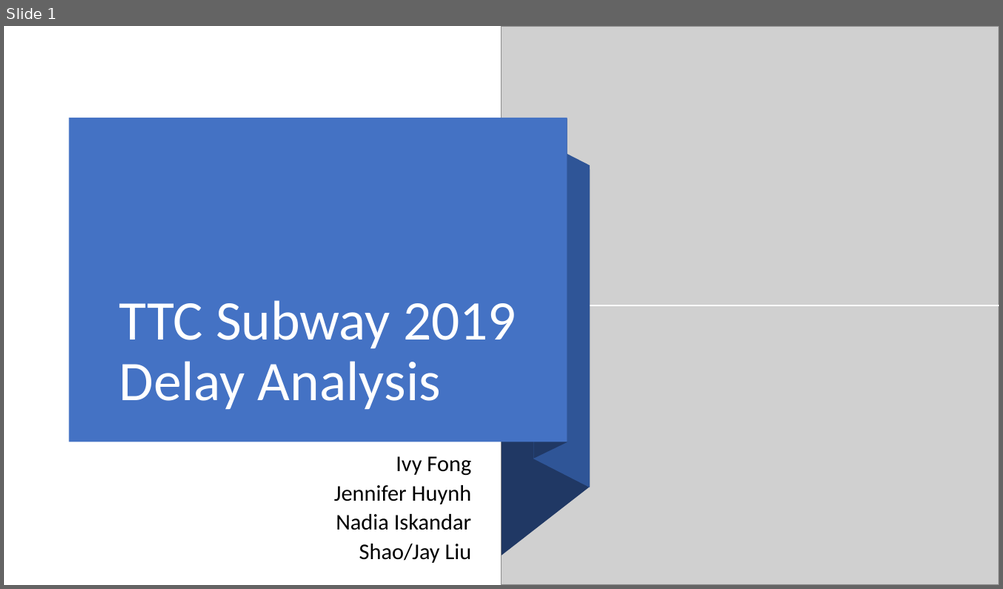
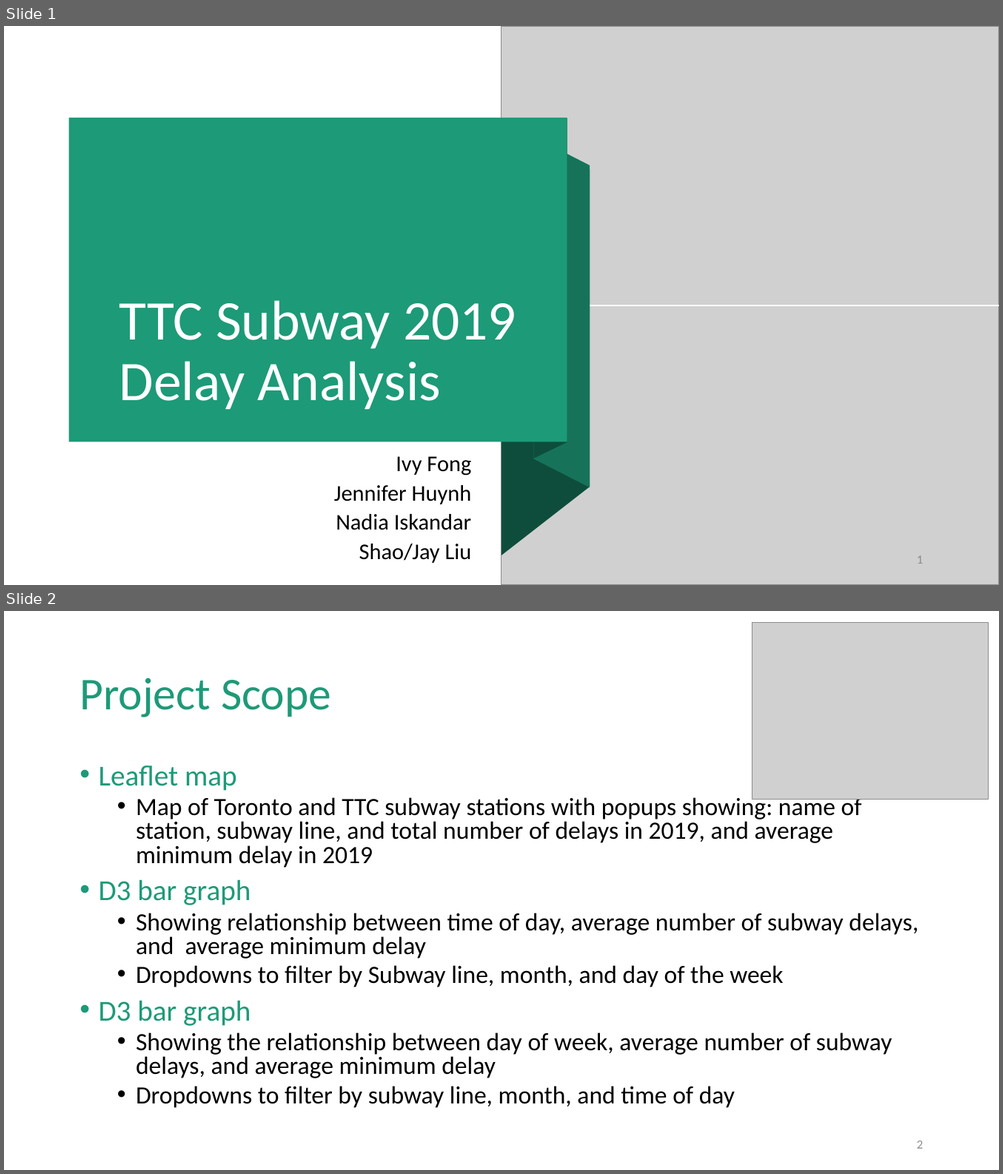
Before and after one commit to nfiskandar/TTC_Subway_Delay_Dashboard, a slide deck: Presentation - Draft.pptx. Shown one above the other, each under a label of ours: slide 1 before the commit, slides 1 and 2 after it. The pictures are 1003x589 and 1003x1174 pixels, drawn with LibreOffice and Linux fonts; fonts in the diff are those of the drawing; grey boxes stand for pictures. Boxes give left, top, right and bottom in pixels: in the first picture for what was removed or moved away, otherwise in the second. Text is boxed around its words. In the diff, an @@ line names an element or a change of style, - is before the commit and + after.

```diff
--- a/Presentation - Draft.pptx
+++ b/Presentation - Draft.pptx
@@ slide 2 added at (4, 611, 999, 1170), background #FFFFFF @@
@@ picture added at (751, 622, 987, 799) @@
@@ title added at (79, 678, 331, 718), 44 pt, text #1D9A78 @@
+Project Scope
@@ text added at (99, 766, 918, 1108), 24 pt, text #000000 @@
+• Leaflet map
+  • Map of Toronto and TTC subway stations with popups showing: name of station, subway line, and total number of delays in 2019, and average minimum delay in 2019
+• D3 bar graph
+  • Showing relationship between time of day, average number of subway delays, and average minimum delay
+  • Dropdowns to filter by Subway line, month, and day of the week
+• D3 bar graph
+  • Showing the relationship between day of week, average number of subway delays, and average minimum delay
+  • Dropdowns to filter by subway line, month, and time of day
@@ page number added at (916, 1141, 922, 1149), 12 pt, text #8C8C8C @@
+2
@@ slide 1 changed as well @@
@@ rectangle at (69, 118, 567, 443): fill #4472C4 to #1D9A78 @@
@@ freeform shape at (534, 118, 567, 459): fill #203864 to #0E4D3C @@
@@ freeform shape at (534, 136, 589, 488): fill #2F5597 to #16745A @@
@@ freeform shape at (502, 170, 589, 556): fill #203864 to #0E4D3C @@
@@ page number added at (916, 556, 922, 564), 12 pt, text #8C8C8C @@
+1
```
Also in this commit, not shown: 1 other slide changed, 1 other slide added.
